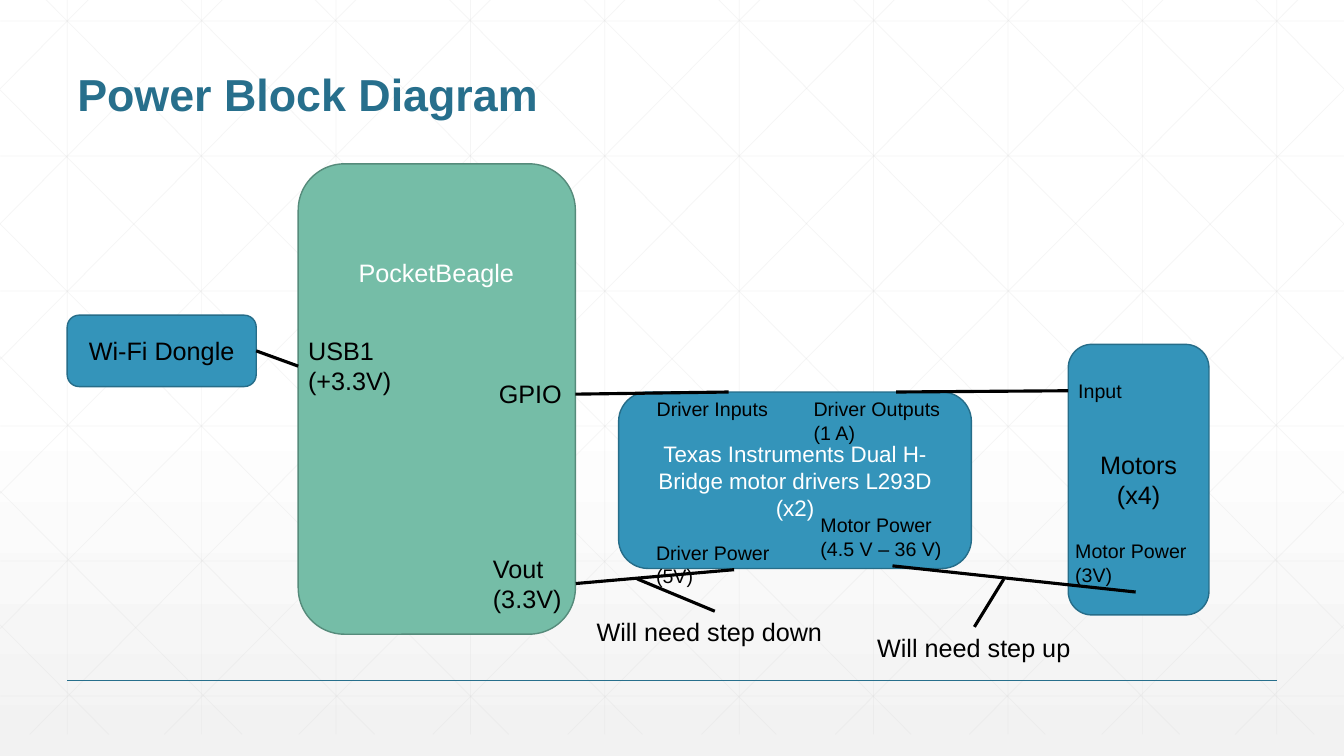
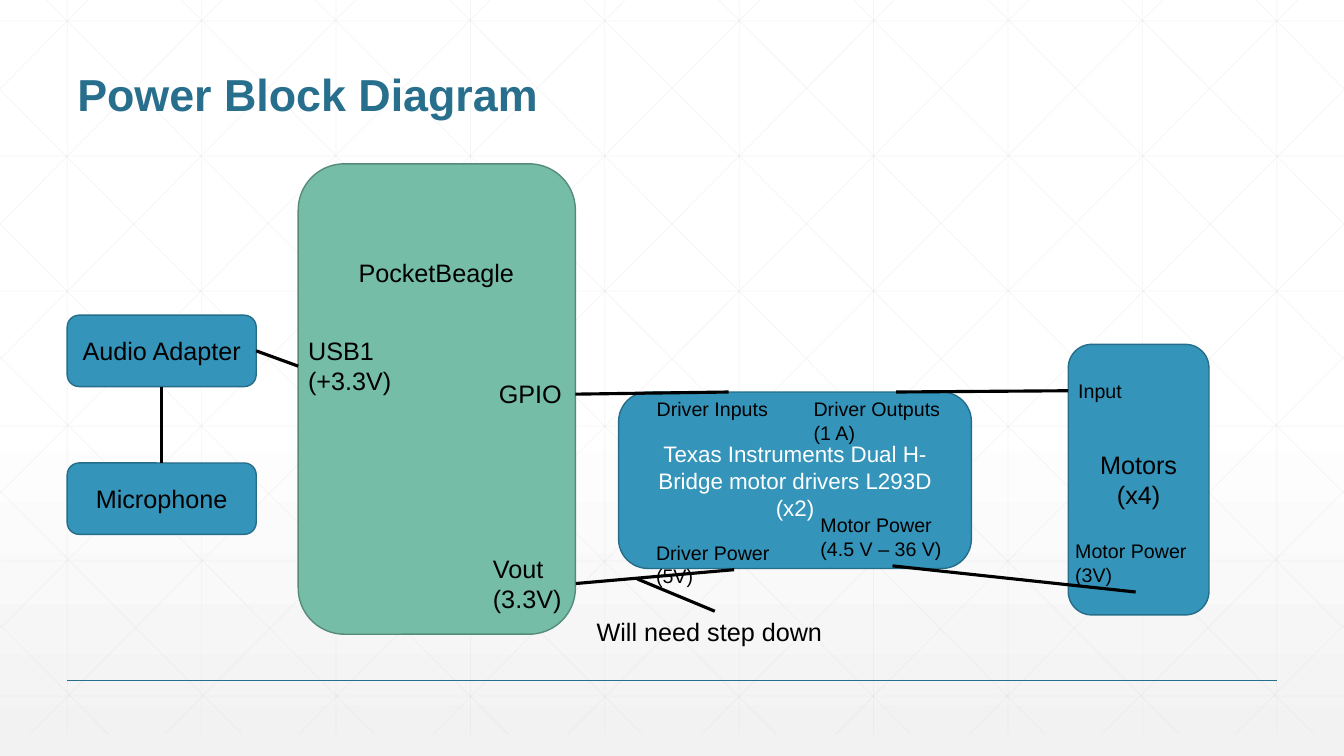
Before and after one commit to jae-kim-1107/ENGI301, a slide deck: slide 5 of project_1/docs/JaeKim_ProjectProposal.pptx. Drawn at 1344x756 pixels with LibreOffice and Linux fonts; fonts in the diff are those of the drawing. Boxes give left, top, right and bottom in pixels: in the first picture for what was removed or moved away, otherwise in the second. Text is boxed around its words. In the diff, an @@ line names an element or a change of style, - is before the commit and + after.

```diff
--- a/project_1/docs/JaeKim_ProjectProposal.pptx
+++ b/project_1/docs/JaeKim_ProjectProposal.pptx
@@ text "PocketBeagle" at bbox=[359, 263, 514, 287]: text colour #FFFFFF to #000000 @@
@@ text in rounded rectangle at bbox=[83, 341, 241, 366]: text changed @@
-Wi-Fi Dongle
+Audio Adapter
@@ line added from (161, 463) to (161, 387), #000000 2.25 pt @@
@@ rounded rectangle added at bbox=[68, 463, 257, 534], fill #3494BA, outline #266D8A 1 pt, 18 pt, text #000000 @@
+Microphone
@@ line removed from (1004, 579) to (975, 627) @@
@@ text removed at bbox=[877, 638, 1070, 662] @@
-Will need step up
```
Also in this commit, not shown: 3 other slides changed, 1 slide added, 1 slide removed.
